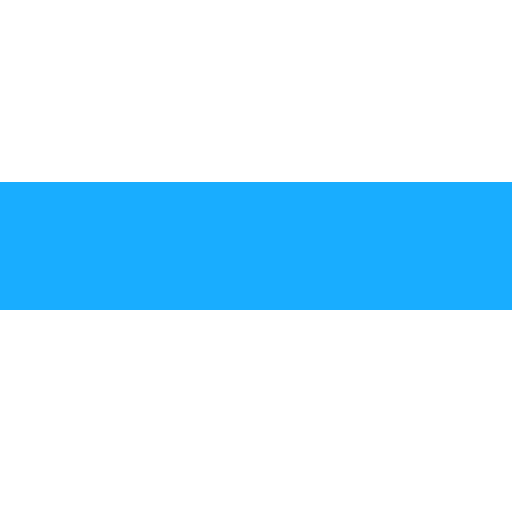
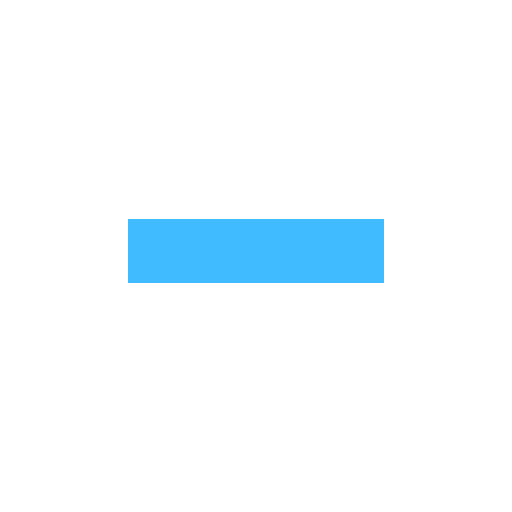
Layers edited between the first and the second 512px x 512px image:
"Layer #1": opacity 90% → 75%, painted on it over [left=0, top=182, right=512, bottom=310]
